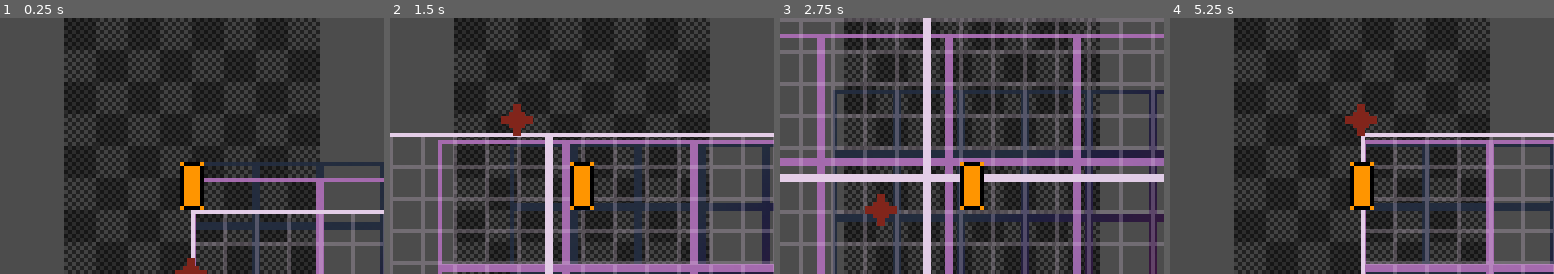
Above: before the commit, frames 1-4 (left to right).
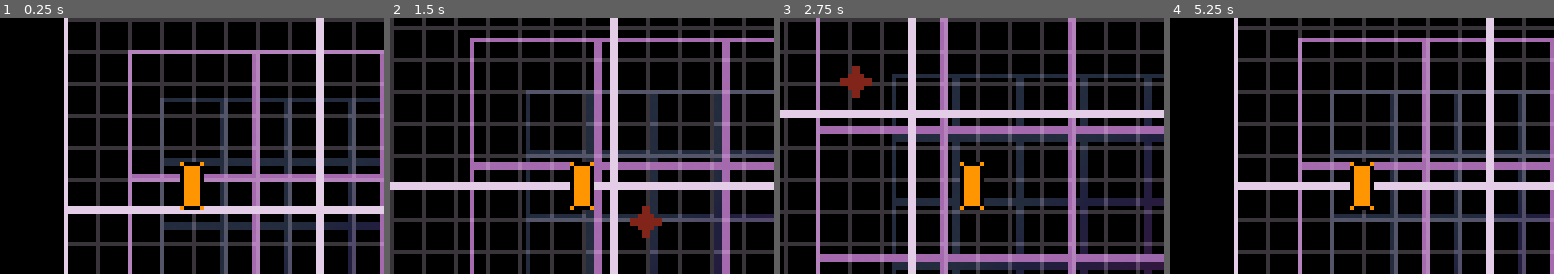
Above: after the commit, the same moments.

Repository: lynnpepin/demake86
Game: Godot game, scene res://StarterProject.tscn
Two runs of this game, one before a commit and one after it. Both use one fixed random seed, a clock stepped at 60 frames per second and the inputs below.
Inputs (mouse positions are in pixels of both pictures, inside the frame that each line leads up to):
- Up to frame 1 (0.25 s): no input
- Up to frame 2 (1.5 s): tap Enter at 0.5 s; move the mouse to (666, 133) at 0.52 s; hold D (pad_right) 0.53-1.28 s; click (666, 133) at 0.6 s; move the mouse to (505, 158) at 1.27 s; hold S (pad_down) from 1.28 s (still down); right-click (505, 158) at 1.35 s
- Up to frame 3 (2.75 s): move the mouse to (1010, 89) at 2.02 s; release S (pad_down) at 2.03 s; hold D (pad_right) from 2.03 s (still down); tap Middle mouse button (mb3) at 2.1 s
- Up to frame 4 (5.25 s): move the mouse to (1342, 197) at 2.77 s; release D (pad_right) at 2.78 s; hold W (pad_up) 2.78-3.53 s; tap one key every 0.75 s from 2.85 s: Mouse wheel down (mw_down) Mouse wheel up (mw_up) Space (pad_a) Backspace (pad_b); click (1342, 197) at 2.92 s; move the mouse to (1477, 184) at 3.52 s; hold A (pad_left) 3.53-5.03 s; move the mouse to (1246, 107) at 4.27 s; move the mouse to (1381, 146) at 5.02 s; hold S (pad_down) from 5.03 s (still down); click (1381, 146) at 5.17 s

The runs differ from the first frame. In frame 1, 80% of the frame differs, in the area x 0-100%, y 0-100%; in frame 2, 85%; in frame 3, 87%; in frame 4, 84%.

Commit message:
Pixel perfect rendering

Diff:
--- a/d86/Player.gd
+++ b/d86/Player.gd
@@ -5,24 +5,35 @@
 # var a = 2
 # var b = "text"
 # tiles per second: we want 4, so, speed set to 32
-var SPEED = 96 #4*8
-var DIRECTION = Vector2(0,0)
+var SPEED = 4*8
 var LIGHT_DIST = 16
 var LIGHT_SPEED = 2
-var timer = 0
+var vv = Vector2()
 
 # Called when the node enters the scene tree for the first time.
 func _ready():
 	pass # Replace with function body.
 
-func _process(delta):
-	pass
+#func _process(delta):
+#	DIRECTION.x = (int(Input.is_action_pressed("pad_right")) - int(Input.is_action_pressed("pad_left")))
+#	DIRECTION.y = (int(Input.is_action_pressed("pad_down")) - int(Input.is_action_pressed("pad_up")))
+#	move_and_slide(DIRECTION.normalized()*SPEED)
 
 func _physics_process(delta):
-	timer += delta
-	DIRECTION.x = (int(Input.is_action_pressed("pad_right")) - int(Input.is_action_pressed("pad_left")))
-	DIRECTION.y = (int(Input.is_action_pressed("pad_down")) - int(Input.is_action_pressed("pad_up")))
-	move_and_slide(DIRECTION.normalized()*SPEED)
+	vv = Vector2()
+	if Input.is_action_pressed("pad_right"):
+		vv.x += 1
+	if Input.is_action_pressed("pad_left"):
+		vv.x += -1
+	if Input.is_action_pressed("pad_down"):
+		vv.y += 1
+	if Input.is_action_pressed("pad_up"):
+		vv.y += -1
+
+	move_and_slide(vv * SPEED)
+#	DIRECTION.x = (int(Input.is_action_pressed("pad_right")) - int(Input.is_action_pressed("pad_left")))
+#	DIRECTION.y = (int(Input.is_action_pressed("pad_down")) - int(Input.is_action_pressed("pad_up")))
+#	move_and_slide(DIRECTION.normalized()*SPEED)
 
 
 
--- a/d86/StarterProject.tscn
+++ b/d86/StarterProject.tscn
@@ -14,6 +14,7 @@
 script = ExtResource( 1 )
 
 [node name="Player" parent="." instance=ExtResource( 2 )]
+position = Vector2( 32, 64 )
 
 [node name="Camera2D" type="Camera2D" parent="Player"]
 position = Vector2( 0, -16 )
@@ -33,11 +34,13 @@
 transform = Transform2D( 1, 0, 0, 1, 256, 256 )
 
 [node name="ParallaxLayer_bg64" type="ParallaxLayer" parent="ParallaxBackground"]
+visible = false
 z_index = -40
 motion_scale = Vector2( 0, 0 )
 motion_offset = Vector2( -256, -256 )
 
 [node name="Sprite" type="Sprite" parent="ParallaxBackground/ParallaxLayer_bg64"]
+visible = false
 texture = ExtResource( 3 )
 
 [node name="ParallaxLayer2_bg128" type="ParallaxLayer" parent="ParallaxBackground"]
--- a/d86/project.godot
+++ b/d86/project.godot
@@ -21,7 +21,8 @@
 window/size/test_width=960
 window/size/test_height=640
 window/vsync/use_vsync=false
-window/stretch/mode="2d"
+window/stretch/mode="viewport"
+window/stretch/aspect="keep"
 
 [editor_plugins]
 
@@ -249,4 +250,5 @@
 [rendering]
 
 2d/snapping/use_gpu_pixel_snap=true
+environment/default_clear_color=Color( 0, 0, 0, 1 )
 environment/default_environment="res://default_env.tres"
